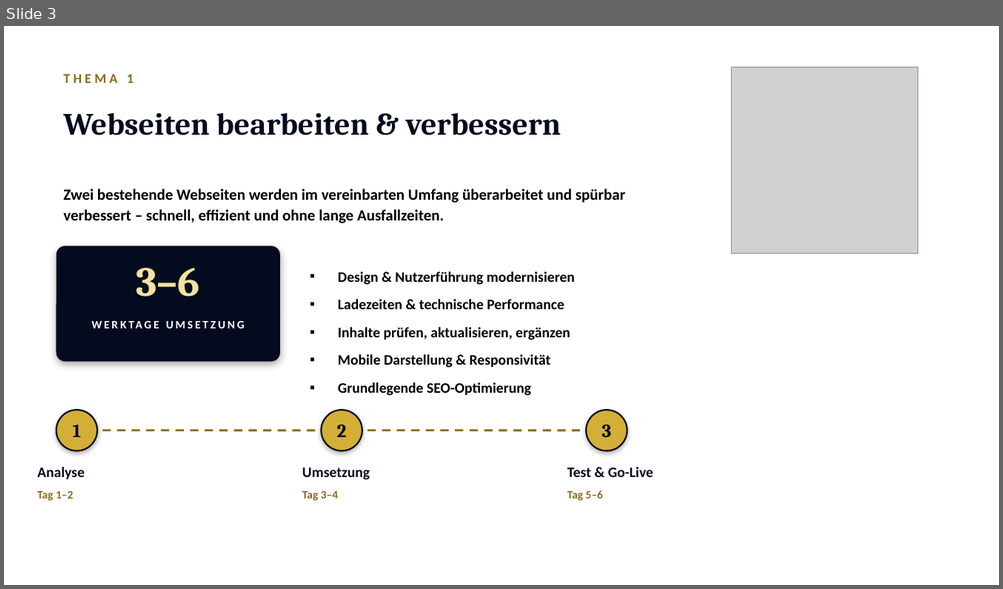
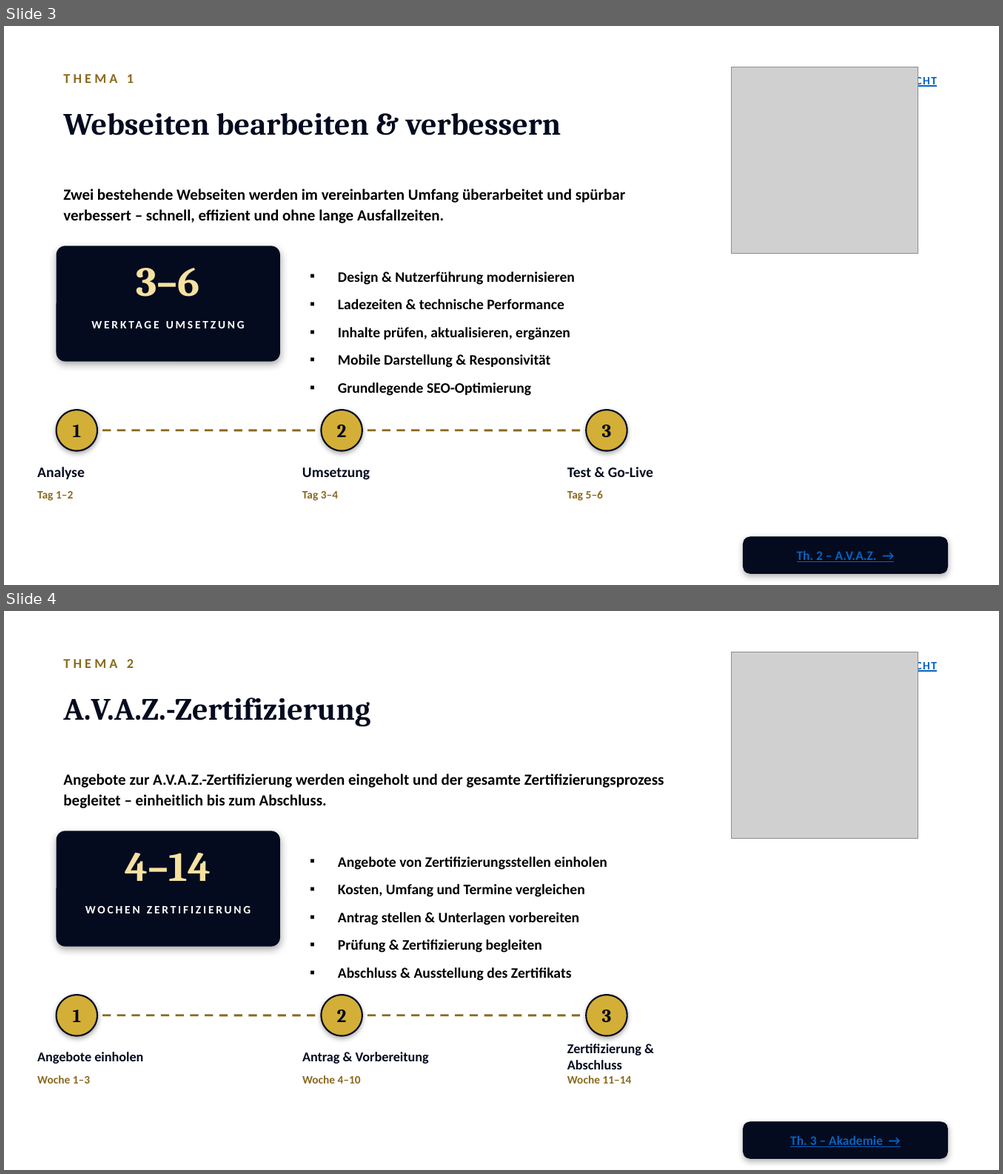
Before and after one commit to ThanosXXL/Thanos, a slide deck: praesentationen/Praesentation_Roadmap_2026.pptx. Shown one above the other, each under a label of ours: slide 3 before the commit, slides 3 and 4 after it. The pictures are 1003x589 and 1003x1174 pixels, drawn with LibreOffice and Linux fonts; fonts in the diff are those of the drawing; grey boxes stand for pictures; background and template pictures are left out. Boxes give left, top, right and bottom in pixels: in the first picture for what was removed or moved away, otherwise in the second. Text is boxed around its words. In the diff, an @@ line names an element or a change of style, - is before the commit and + after.

```diff
--- a/praesentationen/Praesentation_Roadmap_2026.pptx
+++ b/praesentationen/Praesentation_Roadmap_2026.pptx
@@ slide 4 added at [4,611,999,1170], background picture (left out) @@
@@ picture added at [731,652,918,839] @@
@@ text added at [63,659,134,668], 13 pt, text #8A6A1E, bold @@
+THEMA 2
@@ text added at [875,660,936,673], 11 pt, text #0563C1, bold, underline @@
+← ÜBERSICHT
@@ text added at [63,698,370,727], 30 pt, text #040B1F, bold @@
+A.V.A.Z.-Zertifizierung
@@ text added at [63,774,664,809], 15 pt, text #000000, bold @@
+Angebote zur A.V.A.Z.-Zertifizierung werden eingeholt und der gesamte Zertifizierungsprozess begleitet – einheitlich bis zum Abschluss.
@@ rounded rectangle added at [57,831,280,947], fill #040B1F @@
@@ text added at [125,853,211,881], 40 pt, text #F6E1A0, bold @@
+4–14
@@ text added at [338,857,606,981], 14 pt, text #000000, bold @@
+▪ Angebote von Zertifizierungsstellen einholen
+▪ Kosten, Umfang und Termine vergleichen
+▪ Antrag stellen & Unterlagen vorbereiten
+▪ Prüfung & Zertifizierung begleiten
+▪ Abschluss & Ausstellung des Zertifikats
@@ text added at [85,906,250,914], 11 pt, text #FFFFFF, bold @@
+WOCHEN ZERTIFIZIERUNG
@@ ellipse added at [57,995,97,1037], fill #D4AF37, outline #040B1F 1.5 pt @@
@@ text added at [73,1010,82,1022], 18 pt, text #040B1F, bold @@
+1
@@ ellipse added at [321,995,362,1037], fill #D4AF37, outline #040B1F 1.5 pt @@
@@ text added at [337,1010,347,1022], 18 pt, text #040B1F, bold @@
+2
@@ ellipse added at [586,995,627,1037], fill #D4AF37, outline #040B1F 1.5 pt @@
@@ text added at [602,1010,612,1022], 18 pt, text #040B1F, bold @@
+3
@@ line added from (102, 1015) to (315, 1015), #8A6A1E 2 pt dashed @@
@@ line added from (367, 1015) to (580, 1015), #8A6A1E 2 pt dashed @@
@@ text added at [37,1052,143,1064], 13 pt, text #040B1F, bold @@
+Angebote einholen
@@ text added at [302,1052,429,1064], 13 pt, text #040B1F, bold @@
+Antrag & Vorbereitung
@@ text added at [567,1044,641,1070], 13 pt, text #040B1F, bold @@
+Zertifizierung & Abschluss
@@ text added at [37,1076,90,1084], 11 pt, text #8A6A1E, bold @@
+Woche 1–3
@@ text added at [302,1076,361,1084], 11 pt, text #8A6A1E, bold @@
+Woche 4–10
@@ text added at [567,1076,632,1084], 11 pt, text #8A6A1E, bold @@
+Woche 11–14
@@ rounded rectangle added at [743,1122,948,1159], fill #040B1F @@
@@ text added at [790,1136,882,1147], 12.5 pt, text #0563C1, bold, underline @@
+Th. 3 – Akademie →
@@ slide 3 changed as well @@
@@ text added at [875,75,936,88], 11 pt, text #0563C1, bold, underline @@
+← ÜBERSICHT
@@ rounded rectangle added at [743,537,948,574], fill #040B1F @@
@@ text added at [797,551,876,562], 12.5 pt, text #0563C1, bold, underline @@
+Th. 2 – A.V.A.Z. →
```
Also in this commit, not shown: 6 other slides changed, 1 other file.
